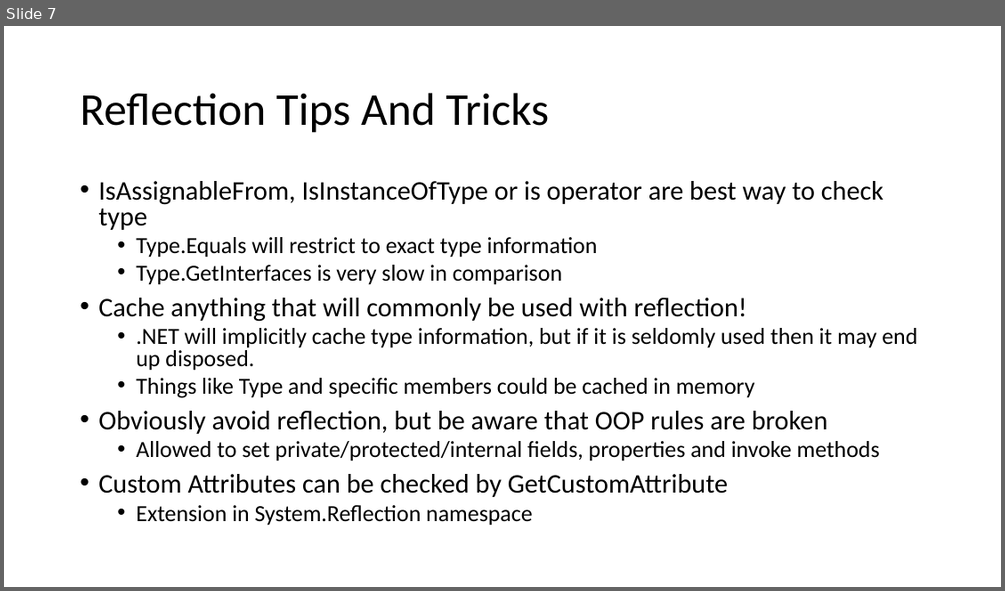
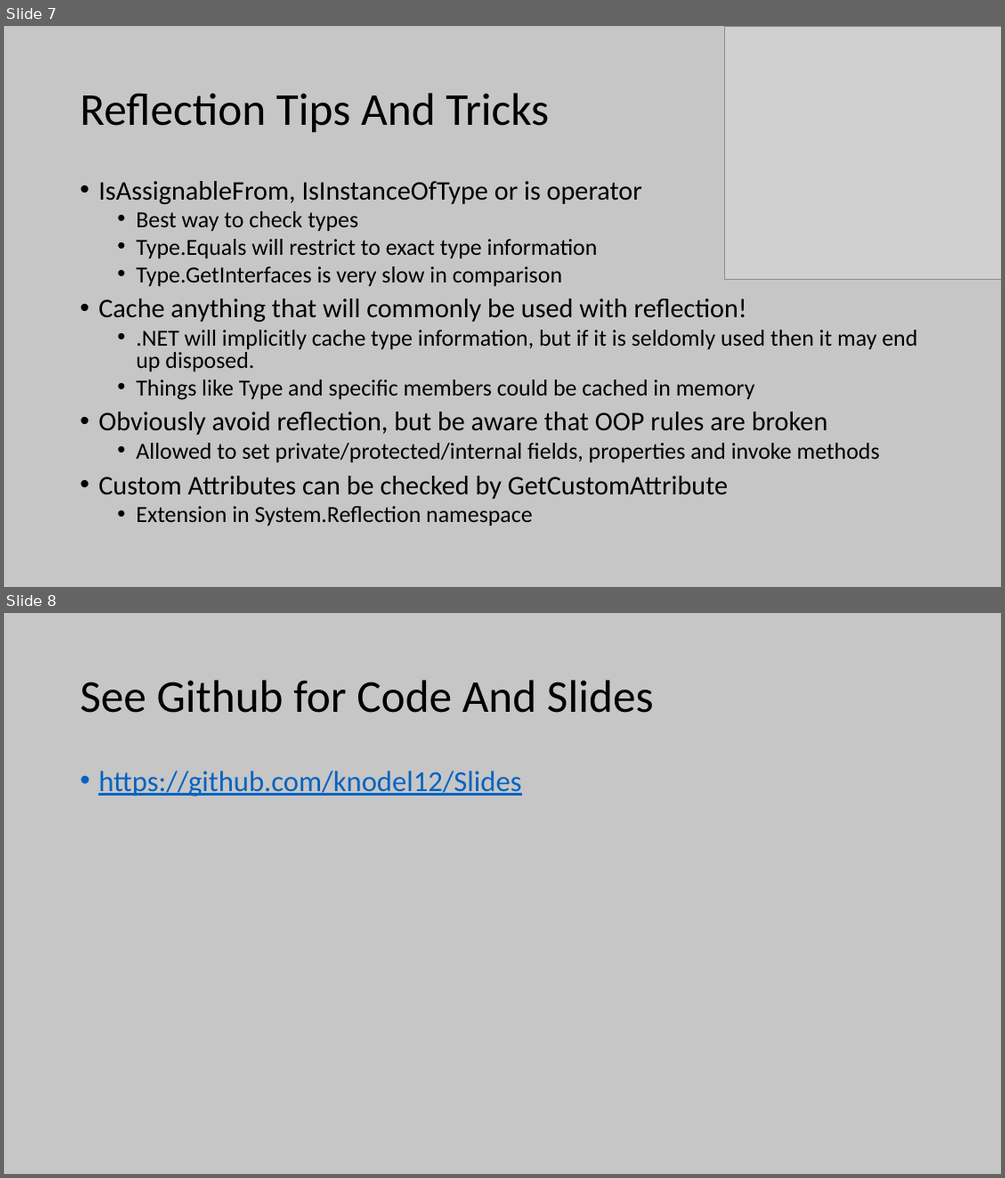
Before and after one commit to knodel12/Slides, a slide deck: 2019_07_24_UserGroup/Advanced troubleshooting and performance tuning in NET.pptx. Shown one above the other, each under a label of ours: slide 7 before the commit, slides 7 and 8 after it. The pictures are 1005x591 and 1005x1178 pixels, drawn with LibreOffice and Linux fonts; fonts in the diff are those of the drawing; grey boxes stand for pictures. Boxes give left, top, right and bottom in pixels: in the first picture for what was removed or moved away, otherwise in the second. Text is boxed around its words. In the diff, an @@ line names an element or a change of style, - is before the commit and + after.

```diff
--- a/2019_07_24_UserGroup/Advanced troubleshooting and performance tuning in NET.pptx
+++ b/2019_07_24_UserGroup/Advanced troubleshooting and performance tuning in NET.pptx
@@ slide 8 added at bbox=[4, 613, 1001, 1174], background #C6C6C6 @@
@@ title added at bbox=[80, 680, 654, 713], 44 pt, text #000000 @@
+See Github for Code And Slides
@@ text added at bbox=[98, 771, 521, 796], 28 pt, text #0563C1, underline @@
+• https://github.com/knodel12/Slides
@@ slide 7 changed as well @@
@@ background #FFFFFF to #C6C6C6 @@
@@ picture added at bbox=[724, 26, 1001, 280] @@
@@ text at bbox=[98, 181, 642, 231]: text changed @@
-• IsAssignableFrom, IsInstanceOfType or is operator are best way to check type
+• IsAssignableFrom, IsInstanceOfType or is operator
+  • Best way to check types
```
Also in this commit, not shown: 6 other slides changed, 2 other files.
